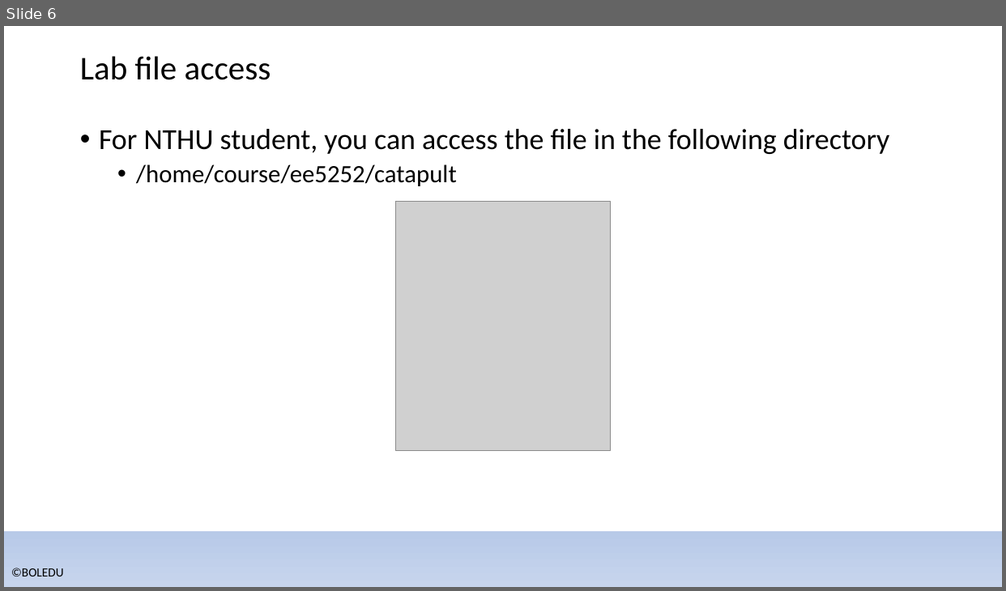
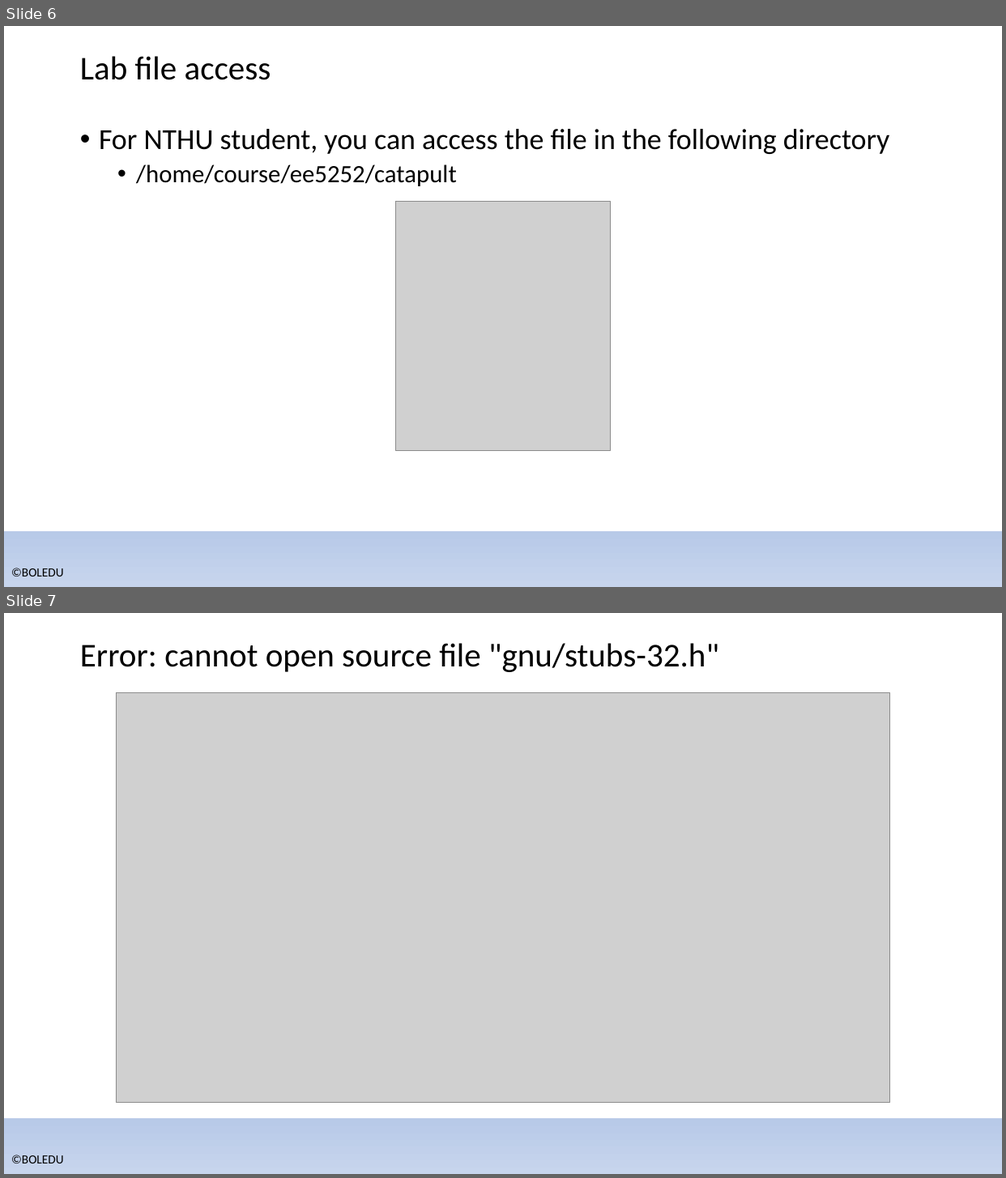
Before and after one commit to bol-edu/caravel-soc_fpga-lab, a slide deck: catapult_hls/catapult_setup(NTHU).pptx. Shown one above the other, each under a label of ours: slide 6 before the commit, slides 6 and 7 after it. The pictures are 1006x591 and 1006x1178 pixels, drawn with LibreOffice and Linux fonts; fonts in the diff are those of the drawing; grey boxes stand for pictures; background and template pictures are left out. Boxes give left, top, right and bottom in pixels: in the first picture for what was removed or moved away, otherwise in the second. Text is boxed around its words. In the diff, an @@ line names an element or a change of style, - is before the commit and + after.

```diff
--- a/catapult_hls/catapult_setup(NTHU).pptx
+++ b/catapult_hls/catapult_setup(NTHU).pptx
@@ slide 7 added at <box>4,613,1002,1174</box>, background gradient #F6F8FC to #ABC0E4 to #C7D5ED; not listed: 2 template elements that a slide beside it also shows @@
@@ title added at <box>80,643,719,672</box>, 32 pt, text #000000 @@
+Error: cannot open source file "gnu/stubs-32.h"
@@ picture added at <box>117,692,889,1102</box> @@
```
Also in this commit, not shown: 3 other slides added.
